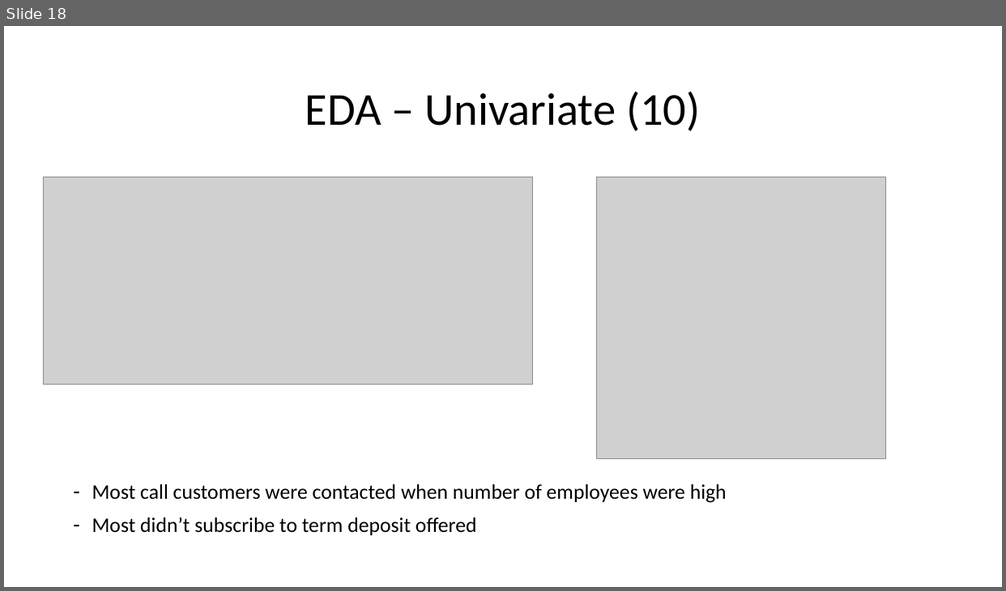
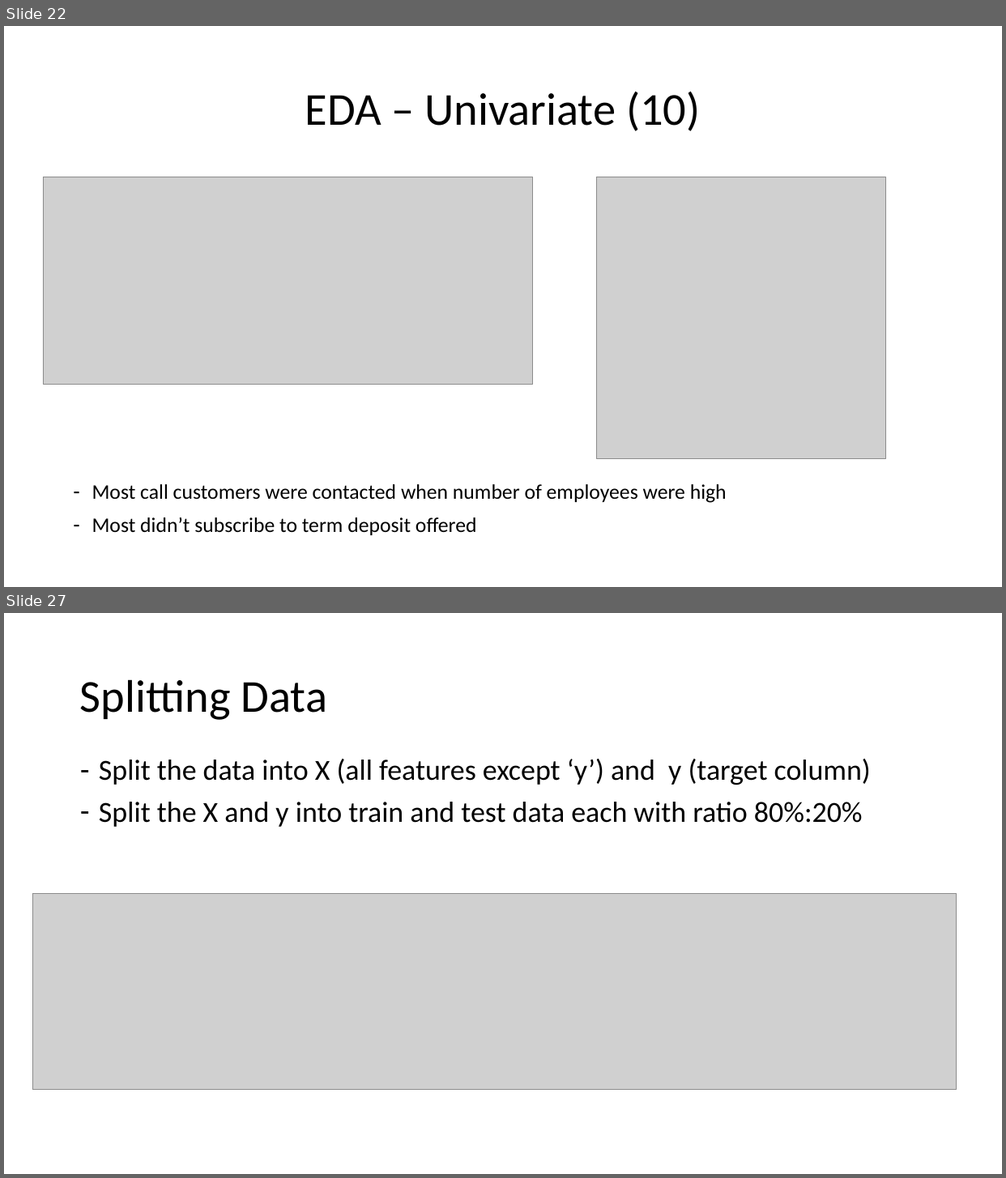
Before and after one commit to abdullahayas123/Tes-Model-Marketing-Scipy, a slide deck: Presentation.pptx. Shown one above the other, each under a label of ours: slide 18 before the commit, slides 22 and 27 after it; the slides between them are not shown. The pictures are 1006x591 and 1006x1178 pixels, drawn with LibreOffice and Linux fonts; fonts in the diff are those of the drawing; grey boxes stand for pictures. Boxes give left, top, right and bottom in pixels: in the first picture for what was removed or moved away, otherwise in the second. Text is boxed around its words. In the diff, an @@ line names an element or a change of style, - is before the commit and + after.

```diff
--- a/Presentation.pptx
+++ b/Presentation.pptx
@@ slide 27 added at (x1=4, y1=613, x2=1002, y2=1174), background #FFFFFF @@
@@ title added at (x1=80, y1=679, x2=328, y2=720), 44 pt, text #000000 @@
+Splitting Data
@@ text added at (x1=99, y1=759, x2=871, y2=827), 28 pt, text #000000 @@
+– Split the data into X (all features except ‘y’) and y (target column)
+– Split the X and y into train and test data each with ratio 80%:20%
@@ picture added at (x1=32, y1=894, x2=957, y2=1090) @@
@@ what was slide 18 is now slide 22 @@
```
Also in this commit, not shown: 2 slides changed, 24 other slides added, 2 slides removed.
